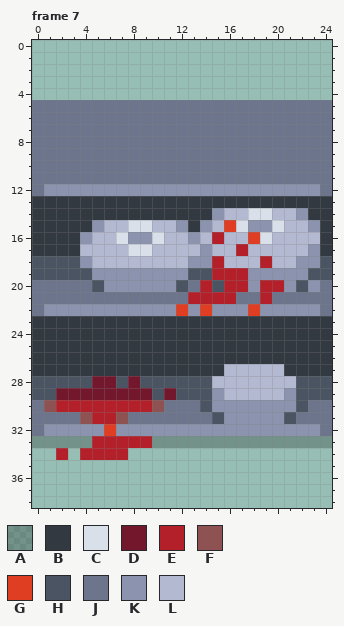
A pixel-art file gets an edit: Aseprite Files/Sprite-00020.aseprite. The picture above is the old version.
25x39 pixels, 10 frames. Shown: frame 7.
Visible layers, top first: "Layer 1 Copy", "Layer 1" opacity 23%.
Palette (. is transparent): A #0000003b  B #333941  C #dae0ea  D #73172d  E #b4202a  F #8e5252  G #df3e23  H #4a5462  J #6d758d  K #8b93af  L #b3b9d1
Pixels before, frame 7, first column x 0:
 5 JJJJJJJJJJJJJJJJJJJJJJJJJ
 6 JJJJJJJJJJJJJJJJJJJJJJJJJ
 7 JJJJJJJJJJJJJJJJJJJJJJJJJ
 8 JJJJJJJJJJJJJJJJJJJJJJJJJ
 9 JJJJJJJJJJJJJJJJJJJJJJJJJ
10 JJJJJJJJJJJJJJJJJJJJJJJJJ
11 JJJJJJJJJJJJJJJJJJJJJJJJJ
12 JKKKKKKKKKKKKKKKKKKKKKKKJ
13 BBBBBBBBBBBBBBBBBBBBBBBBB
14 BBBBBBBBBBBBBBBKLLCCLLKBB
15 BBBBBKLLCCLLKBKLGCKKCLLKB
16 BBBBKLLCKKCLLKLELLGCLLLLB
17 BBBBLLLLCCLLLLKLLELLLLLKB
18 HHHHKLLLLLLLLKKELLLELLKKH
19 HHHHHKKKKKKKKHHEEEKKKKKHH
20 JJJJJHKKKKKKHJEHEEKEEKHKJ
21 JJJJJJJJJJJJJEEEEJJEJJJJJ
22 JKKKKKKKKKKKGKGKKKGKKKKKJ
23 BBBBBBBBBBBBBBBBBBBBBBBBB
24 BBBBBBBBBBBBBBBBBBBBBBBBB
25 BBBBBBBBBBBBBBBBBBBBBBBBB
26 BBBBBBBBBBBBBBBBBBBBBBBBB
27 BBBBBBBBBBBBBBBBLLLLLBBBB
28 HHHHHDDHDHHHHHHLLLLLLLHHH
29 HHDDDDDDDDHDHHHKLLLLLKHHH
30 JFEEEEEEEEFJJJHKKKKKKKHJJ
31 JJJJFEEFJJJJJJJHKKKKKHJJJ
32 JKKKKKGKKKKKKKKKKKKKKKKKJ
33 AAAAAEEEEEAAAAAAAAAAAAAAA
34 ..E.EEEE.................
The same view after the edit:
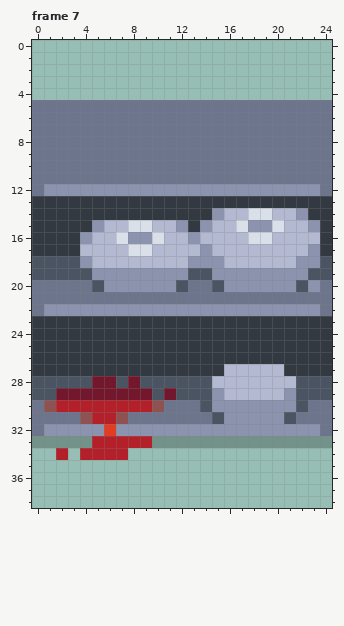
The exact change:
Frame 7, layer "Layer 1 Copy":
y 15: x 16 G -> L
y 16: x 15 E -> L; x 18 G -> C
y 17: x 17 E -> L
y 18: x 15 E -> K; x 19 E -> L
y 19: x 15..17 EEE -> KKK
y 20: x 14 E -> J; x 16..17 EE -> KK; x 19..20 EE -> KK
y 21: x 13..16 EEEE -> JJJJ; x 19 E -> J
y 22: x 12 G -> K; x 14 G -> K; x 18 G -> K
Pixel boxes of the changes (left, top, right, bottom) in both pictures:
changed: (176, 220, 284, 316)
